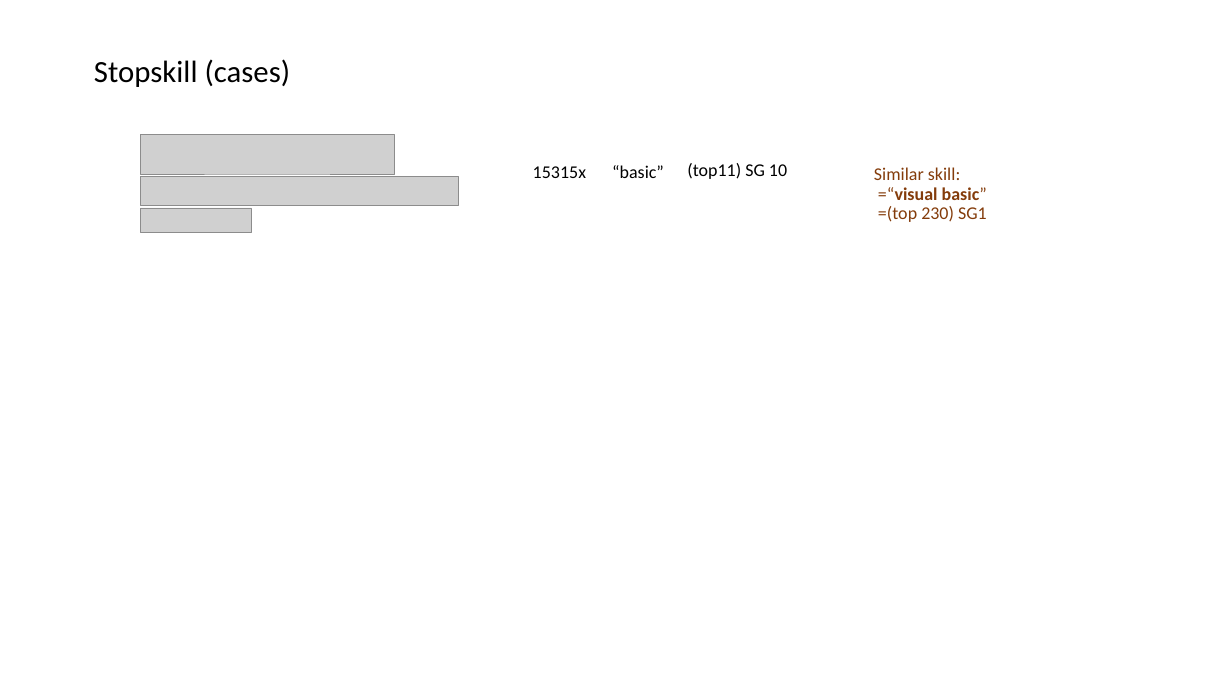
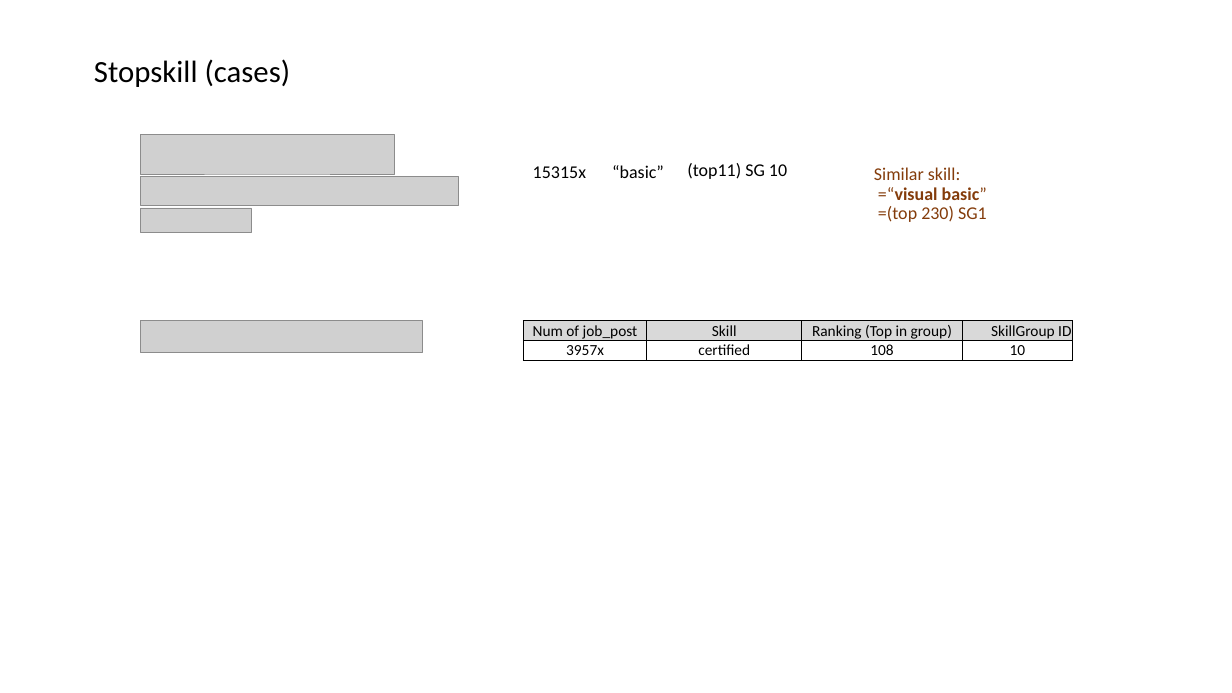
Before and after one commit to wjteoh/skillsense, a slide deck: slide 35 of doc/AfterOneSkillOneGroup_removedto50_skill_dist.pptx. Drawn at 1232x693 pixels with LibreOffice and Linux fonts; fonts in the diff are those of the drawing; grey boxes stand for pictures. Boxes give left, top, right and bottom in pixels: in the first picture for what was removed or moved away, otherwise in the second. Text is boxed around its words. In the diff, an @@ line names an element or a change of style, - is before the commit and + after.

```diff
--- a/doc/AfterOneSkillOneGroup_removedto50_skill_dist.pptx
+++ b/doc/AfterOneSkillOneGroup_removedto50_skill_dist.pptx
@@ picture added at [140, 321, 422, 352] @@
@@ table added at [524, 321, 1073, 360], 2 rows, 4 columns @@
+Num of job_post | Skill | Ranking (Top in group) | SkillGroup ID
+3957x | certified | 108 | 10
```
Also in this commit, not shown: 1 other slide changed, 16 other files.
